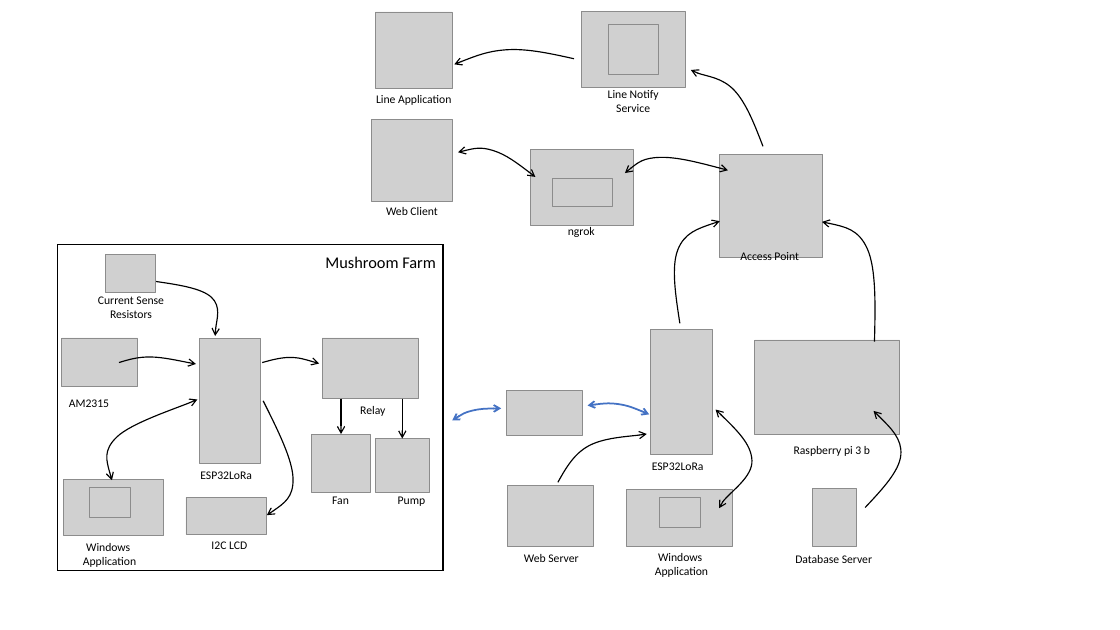
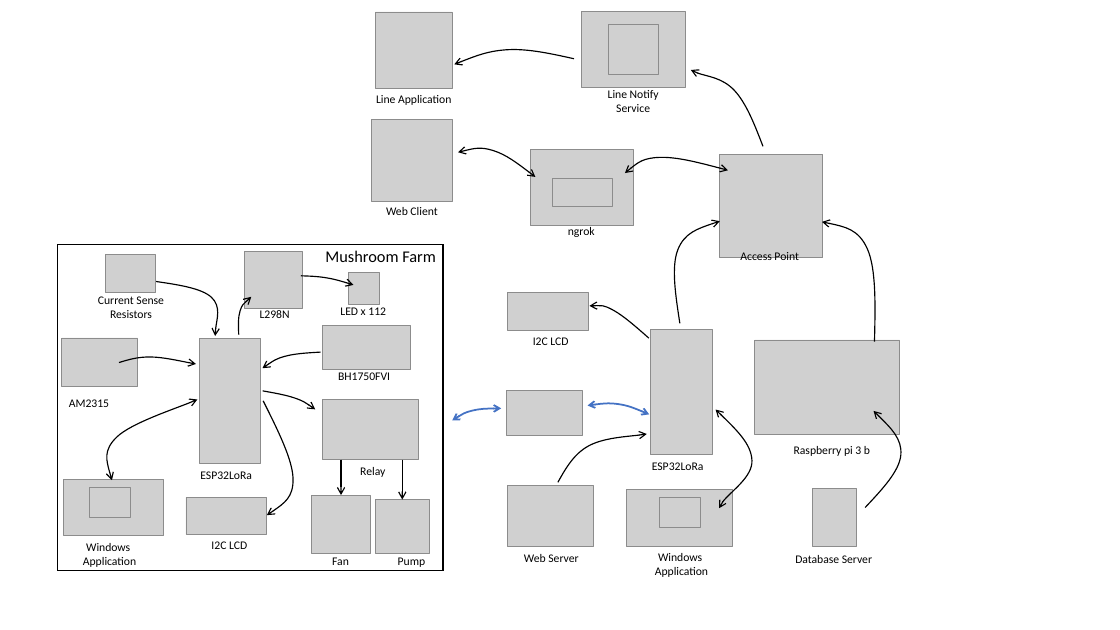
Before and after one commit to narinthon-so/Mushroom-project, a slide deck: slide 1 of Documents/SystemDiagram.pptx. Drawn at 1120x630 pixels with LibreOffice and Linux fonts; fonts in the diff are those of the drawing; grey boxes stand for pictures. Boxes give left, top, right and bottom in pixels: in the first picture for what was removed or moved away, otherwise in the second. Text is boxed around its words. In the diff, an @@ line names an element or a change of style, - is before the commit and + after.

Commit message:
Mushroom-project

```diff
--- a/Documents/SystemDiagram.pptx
+++ b/Documents/SystemDiagram.pptx
@@ picture added at (245,252,302,308) @@
@@ text "Mushroom Farm": place and size @@
-text "Mushroom Farm" at (325,256,436,268)
+text "Mushroom Farm" at (325,250,436,262)
@@ freeform shape added at (239,297,251,334), outline #000000 1 pt @@
@@ freeform shape added at (301,276,353,285), outline #000000 1 pt @@
@@ picture added at (349,272,379,304) @@
@@ picture added at (507,293,588,330) @@
@@ text added at (260,308,290,318), 10 pt, text #000000 @@
+L298N
@@ picture added at (323,326,411,370) @@
@@ text added at (340,307,386,315), 10 pt, text #000000 @@
+LED x 112
@@ freeform shape added at (590,306,649,339), outline #000000 1 pt @@
@@ freeform shape: place and size @@
-freeform shape at (262,358,319,364)
+freeform shape at (262,352,320,368)
@@ text added at (533,337,568,345), 10 pt, text #000000 @@
+I2C LCD
@@ text added at (338,372,390,380), 10 pt, text #000000 @@
+BH1750FVI
@@ freeform shape added at (263,391,316,409), outline #000000 1 pt @@
@@ 3 pictures, 3 texts, 2 arrows: place and size @@
-3 pictures, 3 texts, 2 arrows at (312,338,429,506)
+3 pictures, 3 texts, 2 arrows at (312,399,429,567)
```
Also in this commit, not shown: 13 other files.
